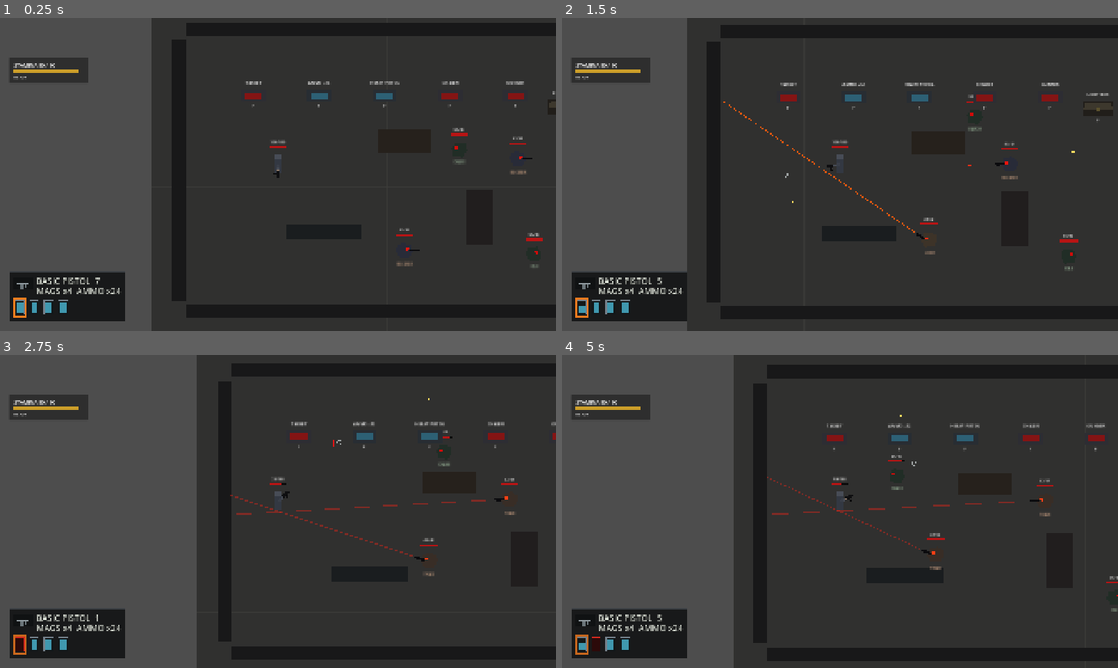
Above: before the commit, frames 1-4 (two rows, left to right).
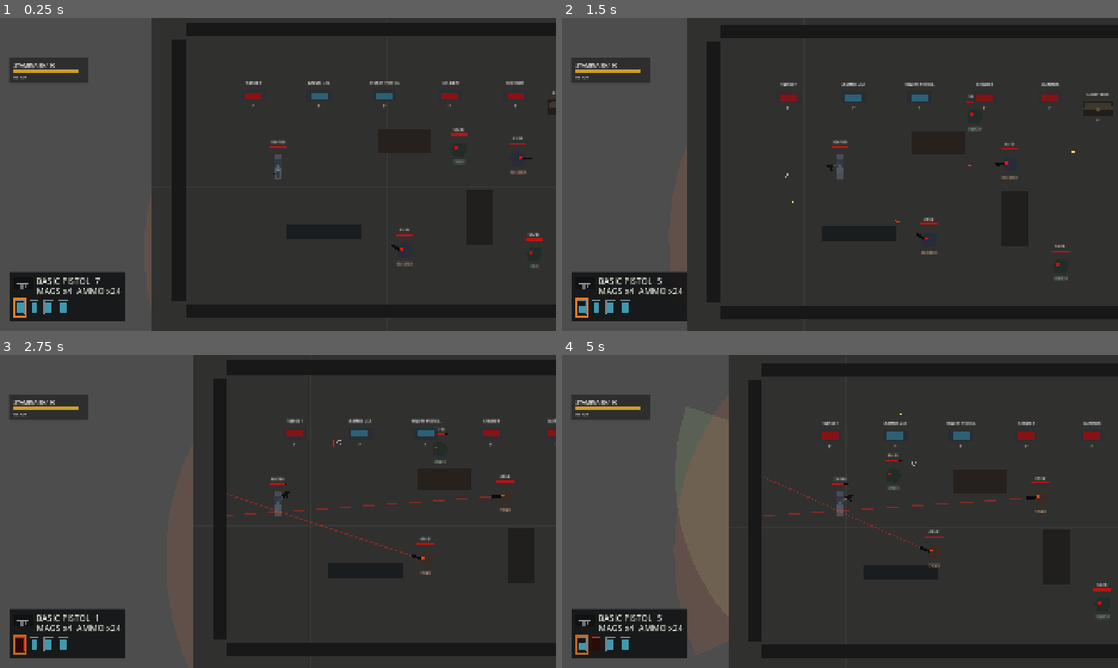
Above: after the commit, the same moments.

Repository: YuiTatsuki1011/projekt-black
Game: Godot game, scene res://scenes/levels/top_down_test_level.tscn
Same seed, same stepped clock (60 frames per second), same inputs: the game is played once before the commit and once after it.
Inputs (mouse positions are in pixels of both pictures, inside the frame that each line leads up to):
- Up to frame 1 (0.25 s): no input
- Up to frame 2 (1.5 s): tap Enter at 0.5 s; move the mouse to (962, 158) at 0.52 s; hold D (move_right) 0.53-1.25 s; hold C (crouch) 0.53-1.25 s; click (962, 158) at 0.67 s; tap W (move_up) at 0.77 s; drag from (728, 190) to (984, 118) at 1.27 s
- Up to frame 3 (2.75 s): move the mouse to (333, 442) at 2.02 s; press the mouse at (333, 442) at 2.03 s; hold A (move_left) from 2.03 s (still down)
- Up to frame 4 (5 s): release A (move_left) at 2.75 s; release the mouse at (895, 442) at 2.75 s; drag from (812, 574) to (862, 436) at 2.77 s; move the mouse to (1006, 558) at 3.52 s; hold D (move_right) 3.53-4.25 s; hold Right mouse button (sub_weapon_aim) 3.53-4.25 s; tap W (move_up) at 3.77 s; tap R (reload) at 4.15 s; drag from (673, 464) to (912, 464) at 4.27 s

The runs differ from the first frame. In frame 1, less than 0.1% of the frame differs, in the area x 49-97%, y 46-76%; in frame 2, 0.3%; in frame 3, 1.9%; in frame 4, 6.4%, in the area x 21-100%, y 0-100%.

Commit message:
Add enemy vision awareness

Diff:
--- /dev/null
+++ b/scripts/enemies/player_sighting_marker.gd
@@ -0,0 +1,55 @@
+extends Node2D
+
+const MARKER_NAME := "LastSeenPlayerMarker"
+
+@export var visible_time: float = 4.0
+
+var _hide_timer: float = 0.0
+
+
+func _ready() -> void:
+	z_index = 15
+	_build_visual()
+	visible = false
+
+
+func _process(delta: float) -> void:
+	if not visible:
+		return
+
+	_hide_timer -= delta
+	if _hide_timer <= 0.0:
+		visible = false
+
+
+func show_sighting(marker_position: Vector2) -> void:
+	global_position = marker_position
+	_hide_timer = visible_time
+	visible = true
+
+
+func _build_visual() -> void:
+	if get_child_count() > 0:
+		return
+
+	var body := Polygon2D.new()
+	body.name = "GhostBody"
+	body.color = Color(0.55, 0.66, 0.72, 0.28)
+	body.polygon = PackedVector2Array([
+		Vector2(-7.0, -14.0),
+		Vector2(7.0, -14.0),
+		Vector2(10.0, 12.0),
+		Vector2(-10.0, 12.0),
+	])
+	add_child(body)
+
+	var head := Polygon2D.new()
+	head.name = "GhostHead"
+	head.color = Color(0.66, 0.75, 0.8, 0.24)
+	head.polygon = PackedVector2Array([
+		Vector2(-5.0, -24.0),
+		Vector2(5.0, -24.0),
+		Vector2(6.0, -15.0),
+		Vector2(-6.0, -15.0),
+	])
+	add_child(head)
--- a/scripts/enemies/top_down_chaser_enemy.gd
+++ b/scripts/enemies/top_down_chaser_enemy.gd
@@ -1,5 +1,9 @@
 extends CharacterBody2D
 class_name TopDownChaserEnemy
+
+const TOP_DOWN_ENEMY_GROUP := "top_down_enemies"
+const LAST_SEEN_MARKER_NAME := "LastSeenPlayerMarker"
+const LAST_SEEN_MARKER_SCRIPT := preload("res://scripts/enemies/player_sighting_marker.gd")
 
 enum AttackState {
 	CHASE,
@@ -9,6 +13,7 @@
 }
 
 @export var target_path: NodePath = NodePath("../../Player")
+@export var initial_facing_direction: Vector2 = Vector2.LEFT
 @export var move_speed: float = 92.0
 @export var aggro_range: float = 520.0
 @export var attack_damage: int = 16
@@ -21,6 +26,13 @@
 @export_flags_2d_physics var line_of_sight_blocker_mask: int = 1
 @export var use_navigation: bool = true
 @export var debug_state_visible: bool = true
+@export var view_angle_degrees: float = 105.0
+@export var close_detection_range: float = 42.0
+@export var shared_alert_range: float = 360.0
+@export var alert_share_delay: float = 0.45
+@export var investigation_time: float = 1.2
+@export var debug_vision_visible: bool = true
+@export var debug_last_seen_marker_visible: bool = true
 @export var desired_target_separation: float = 36.0
 @export var separation_push_speed: float = 420.0
 @export var hit_vfx_scene: PackedScene
@@ -50,15 +62,24 @@
 var _has_last_seen_target: bool = false
 var _last_seen_target_position: Vector2 = Vector2.ZERO
 var _awareness_timer: float = 0.0
+var _facing_direction: Vector2 = Vector2.LEFT
+var _direct_sighting_share_timer: float = 0.0
+var _has_shared_current_sighting: bool = false
+var _is_investigating_last_seen: bool = false
+var _investigation_timer: float = 0.0
 var _debug_label: Label
+var _vision_cone: Polygon2D
 
 
 func _ready() -> void:
+	add_to_group(TOP_DOWN_ENEMY_GROUP)
 	_base_body_color = body_visual.color
 	_base_eye_color = eye_visual.color
+	_set_facing(initial_facing_direction)
 	_resolve_target()
 	_configure_navigation_agent()
 	_configure_debug_label()
+	_configure_vision_cone()
 	health.damaged.connect(_on_damaged)
 	health.died.connect(_on_died)
 
@@ -78,6 +99,7 @@
 	_update_attack_state(delta)
 	_update_velocity()
 	_update_debug_label()
+	_update_debug_vision()
 	_knockback_velocity = _knockback_velocity.move_toward(Vector2.ZERO, knockback_recovery * delta)
 	move_and_slide()
 	_apply_target_separation(delta)
@@ -105,6 +127,8 @@
 func _update_velocity() -> void:
 	velocity = _knockback_velocity
 	if not _has_last_seen_target:
+		return
+	if _is_investigating_last_seen and _attack_state == AttackState.CHASE:
 		return
 
 	var to_target := _last_seen_target_position - global_position
@@ -142,6 +166,17 @@
 	_debug_label.add_theme_font_size_override("font_size", 8)
 	_debug_label.modulate = Color(0.72, 0.86, 0.72, 0.82)
 	add_child(_debug_label)
+
+
+func _configure_vision_cone() -> void:
+	if not debug_vision_visible:
+		return
+
+	_vision_cone = Polygon2D.new()
+	_vision_cone.name = "DebugVisionCone"
+	_vision_cone.z_index = -1
+	_vision_cone.color = Color(0.8, 0.95, 0.55, 0.12)
+	add_child(_vision_cone)
 
 
 func _get_navigation_direction_to(target_position: Vector2, fallback_direction: Vector2) -> Vector2:
@@ -215,6 +250,7 @@
 	if _attack_direction == Vector2.ZERO:
 		_attack_direction = Vector2.RIGHT
 	_set_facing(_attack_direction)
+	_share_player_sighting(_last_seen_target_position)
 	_attack_state = AttackState.WINDUP
 	_attack_timer = attack_windup_time
 	_has_hit_this_attack = false
@@ -223,22 +259,34 @@
 
 func _update_target_awareness(delta: float) -> void:
 	if _target == null or not is_instance_valid(_target):
-		_has_last_seen_target = false
-		_awareness_timer = 0.0
+		_clear_target_awareness()
 		return
 
 	if _is_target_visible():
-		_has_last_seen_target = true
-		_last_seen_target_position = _target.global_position
-		_awareness_timer = search_memory_time
-		return
-
+		_remember_target_position(_target.global_position, true)
+		_direct_sighting_share_timer += delta
+		if _direct_sighting_share_timer >= alert_share_delay and not _has_shared_current_sighting:
+			_share_player_sighting(_last_seen_target_position)
+		return
+
+	_direct_sighting_share_timer = 0.0
+	_has_shared_current_sighting = false
 	if not _has_last_seen_target:
 		return
 
+	if global_position.distance_squared_to(_last_seen_target_position) <= 24.0 * 24.0:
+		if not _is_investigating_last_seen:
+			_is_investigating_last_seen = true
+			_investigation_timer = investigation_time
+		_investigation_timer -= delta
+		if _investigation_timer <= 0.0:
+			_clear_target_awareness()
+		return
+
+	_is_investigating_last_seen = false
 	_awareness_timer -= delta
-	if _awareness_timer <= 0.0 or global_position.distance_squared_to(_last_seen_target_position) <= 24.0 * 24.0:
-		_has_last_seen_target = false
+	if _awareness_timer <= 0.0:
+		_clear_target_awareness()
 
 
 func _get_debug_state_text() -> String:
@@ -248,6 +296,8 @@
 		return "RECOVER"
 	if _is_target_visible():
 		return "CHASE"
+	if _is_investigating_last_seen:
+		return "INVEST"
 	if _has_last_seen_target:
 		return "SEARCH"
 	return "IDLE"
@@ -259,6 +309,13 @@
 
 	_debug_label.visible = debug_state_visible
 	_debug_label.text = _get_debug_state_text()
+
+
+func receive_shared_player_sighting(sighting_position: Vector2, source: Node) -> void:
+	if _is_dead or source == self:
+		return
+
+	_remember_target_position(sighting_position, false)
 
 
 func _is_target_visible() -> bool:
@@ -266,8 +323,22 @@
 		return false
 	if global_position.distance_squared_to(_target.global_position) > aggro_range * aggro_range:
 		return false
+	if not _is_target_inside_view_cone():
+		return false
 
 	return _has_line_of_sight_to_target()
+
+
+func _is_target_inside_view_cone() -> bool:
+	var to_target := _target.global_position - _get_vision_origin()
+	var target_distance := to_target.length()
+	if target_distance <= close_detection_range:
+		return true
+	if target_distance <= 0.01:
+		return true
+
+	var half_angle := deg_to_rad(view_angle_degrees * 0.5)
+	return absf(_facing_direction.normalized().angle_to(to_target.normalized())) <= half_angle
 
 
 func _has_line_of_sight_to_target() -> bool:
@@ -276,13 +347,70 @@
 
 	var space_state := get_world_2d().direct_space_state
 	var query := PhysicsRayQueryParameters2D.new()
-	query.from = global_position
+	query.from = _get_vision_origin()
 	query.to = _target.global_position
 	query.collision_mask = line_of_sight_blocker_mask
 	query.exclude = [get_rid()]
 	query.collide_with_areas = false
 	query.collide_with_bodies = true
 	return space_state.intersect_ray(query).is_empty()
+
+
+func _get_vision_origin() -> Vector2:
+	return global_position
+
+
+func _remember_target_position(target_position: Vector2, is_direct_sighting: bool) -> void:
+	_has_last_seen_target = true
+	_last_seen_target_position = target_position
+	_awareness_timer = search_memory_time
+	_is_investigating_last_seen = false
+	_investigation_timer = 0.0
+	if is_direct_sighting and debug_last_seen_marker_visible:
+		_show_last_seen_marker(target_position)
+
+
+func _share_player_sighting(sighting_position: Vector2) -> void:
+	_has_shared_current_sighting = true
+	if debug_last_seen_marker_visible:
+		_show_last_seen_marker(sighting_position)
+
+	for enemy in get_tree().get_nodes_in_group(TOP_DOWN_ENEMY_GROUP):
+		if enemy == self or not is_instance_valid(enemy):
+			continue
+		if not enemy is Node2D:
+			continue
+
+		var enemy_2d := enemy as Node2D
+		if global_position.distance_squared_to(enemy_2d.global_position) > shared_alert_range * shared_alert_range:
+			continue
+		if enemy.has_method("receive_shared_player_sighting"):
+			enemy.call("receive_shared_player_sighting", sighting_position, self)
+
+
+func _clear_target_awareness() -> void:
+	_has_last_seen_target = false
+	_awareness_timer = 0.0
+	_direct_sighting_share_timer = 0.0
+	_has_shared_current_sighting = false
+	_is_investigating_last_seen = false
+	_investigation_timer = 0.0
+
+
+func _show_last_seen_marker(marker_position: Vector2) -> void:
+	var marker_parent := get_tree().current_scene
+	if marker_parent == null:
+		marker_parent = get_tree().root
+
+	var marker := marker_parent.get_node_or_null(LAST_SEEN_MARKER_NAME)
+	if marker == null:
+		marker = Node2D.new()
+		marker.name = LAST_SEEN_MARKER_NAME
+		marker.set_script(LAST_SEEN_MARKER_SCRIPT)
+		marker_parent.add_child(marker)
+
+	if marker.has_method("show_sighting"):
+		marker.call("show_sighting", marker_position)
 
 
 func _enter_active_attack() -> void:
@@ -335,10 +463,30 @@
 
 
 func _set_facing(direction: Vector2) -> void:
+	if direction.length_squared() > 0.01:
+		_facing_direction = direction.normalized()
 	if absf(direction.x) <= 0.01:
 		return
 
 	body_visual.scale.x = signf(direction.x) * absf(body_visual.scale.x)
+
+
+func _update_debug_vision() -> void:
+	if _vision_cone == null:
+		return
+
+	_vision_cone.visible = debug_vision_visible
+	if not debug_vision_visible:
+		return
+
+	var points := PackedVector2Array([Vector2.ZERO])
+	var half_angle := deg_to_rad(view_angle_degrees * 0.5)
+	var segments := 12
+	for index in range(segments + 1):
+		var ratio := float(index) / float(segments)
+		var angle := -half_angle + half_angle * 2.0 * ratio
+		points.append(_facing_direction.normalized().rotated(angle) * aggro_range)
+	_vision_cone.polygon = points
 
 
 func _pulse_windup() -> void:
--- a/scripts/enemies/top_down_ranged_enemy.gd
+++ b/scripts/enemies/top_down_ranged_enemy.gd
@@ -1,5 +1,9 @@
 extends CharacterBody2D
 class_name TopDownRangedEnemy
+
+const TOP_DOWN_ENEMY_GROUP := "top_down_enemies"
+const LAST_SEEN_MARKER_NAME := "LastSeenPlayerMarker"
+const LAST_SEEN_MARKER_SCRIPT := preload("res://scripts/enemies/player_sighting_marker.gd")
 
 enum ShootState {
 	IDLE,
@@ -26,6 +30,13 @@
 @export_flags_2d_physics var line_of_sight_blocker_mask: int = 1
 @export var use_navigation: bool = true
 @export var debug_state_visible: bool = true
+@export var view_angle_degrees: float = 95.0
+@export var close_detection_range: float = 42.0
+@export var shared_alert_range: float = 380.0
+@export var alert_share_delay: float = 0.35
+@export var investigation_time: float = 1.35
+@export var debug_vision_visible: bool = true
+@export var debug_last_seen_marker_visible: bool = true
 @export var hit_vfx_scene: PackedScene
 @export var death_vfx_scene: PackedScene
 @export var knockback_strength: float = 110.0
@@ -53,15 +64,23 @@
 var _has_last_seen_target: bool = false
 var _last_seen_target_position: Vector2 = Vector2.ZERO
 var _awareness_timer: float = 0.0
+var _facing_direction: Vector2 = Vector2.LEFT
+var _direct_sighting_share_timer: float = 0.0
+var _has_shared_current_sighting: bool = false
+var _is_investigating_last_seen: bool = false
+var _investigation_timer: float = 0.0
 var _debug_label: Label
+var _vision_cone: Polygon2D
 
 
 func _ready() -> void:
+	add_to_group(TOP_DOWN_ENEMY_GROUP)
 	_base_body_color = body_visual.color
 	_base_eye_color = eye_visual.color
 	_resolve_target()
 	_configure_navigation_agent()
 	_configure_debug_label()
+	_configure_vision_cone()
 	health.damaged.connect(_on_damaged)
 	health.died.connect(_on_died)
 	_shot_timer = initial_shot_delay
@@ -83,6 +102,7 @@
 	_update_shoot_state(delta)
 	_update_velocity()
 	_update_debug_label()
+	_update_debug_vision()
 	_knockback_velocity = _knockback_velocity.move_toward(Vector2.ZERO, knockback_recovery * delta)
 	move_and_slide()
 
@@ -110,6 +130,8 @@
 func _update_velocity() -> void:
 	velocity = _knockback_velocity
 	if not _has_last_seen_target:
+		return
+	if _is_investigating_last_seen:
 		return
 
 	var visible_target := _is_target_visible()
@@ -125,6 +147,7 @@
 	elif visible_target and target_distance > preferred_range:
 		velocity += _get_navigation_direction_to(target_position, target_direction) * move_speed
 	elif not visible_target and target_distance > 24.0:
+		_set_aim_direction(target_direction)
 		velocity += _get_navigation_direction_to(target_position, target_direction) * move_speed
 
 
@@ -148,6 +171,17 @@
 	_debug_label.add_theme_font_size_override("font_size", 8)
 	_debug_label.modulate = Color(0.92, 0.72, 0.58, 0.82)
 	add_child(_debug_label)
+
+
+func _configure_vision_cone() -> void:
+	if not debug_vision_visible:
+		return
+
+	_vision_cone = Polygon2D.new()
+	_vision_cone.name = "DebugVisionCone"
+	_vision_cone.z_index = -1
+	_vision_cone.color = Color(1.0, 0.42, 0.22, 0.12)
+	add_child(_vision_cone)
 
 
 func _get_navigation_direction_to(target_position: Vector2, fallback_direction: Vector2) -> Vector2:
@@ -200,6 +234,7 @@
 func _enter_tracking() -> void:
 	_shoot_state = ShootState.TRACKING
 	_shot_timer = aim_tracking_time
+	_share_player_sighting(_last_seen_target_position)
 	body_visual.color = Color(0.22, 0.18, 0.15, 1.0)
 	eye_visual.color = Color(1.0, 0.25, 0.08, 1.0)
 	_set_telegraph_visible(true)
@@ -257,6 +292,7 @@
 	if projectile.has_method("launch"):
 		projectile.call("launch", _locked_direction)
 
+	_share_player_sighting(_last_seen_target_position)
 	body_visual.color = Color(0.46, 0.12, 0.08, 1.0)
 	eye_visual.color = Color.WHITE
 
@@ -282,6 +318,7 @@
 		return
 
 	var normalized_direction := direction.normalized()
+	_facing_direction = normalized_direction
 	var facing := signf(normalized_direction.x)
 	if facing == 0.0:
 		facing = body_visual.scale.x
@@ -300,22 +337,34 @@
 
 func _update_target_awareness(delta: float) -> void:
 	if _target == null or not is_instance_valid(_target):
-		_has_last_seen_target = false
-		_awareness_timer = 0.0
+		_clear_target_awareness()
 		return
 
 	if _is_target_visible():
-		_has_last_seen_target = true
-		_last_seen_target_position = _target.global_position
-		_awareness_timer = search_memory_time
-		return
-
+		_remember_target_position(_target.global_position, true)
+		_direct_sighting_share_timer += delta
+		if _direct_sighting_share_timer >= alert_share_delay and not _has_shared_current_sighting:
+			_share_player_sighting(_last_seen_target_position)
+		return
+
+	_direct_sighting_share_timer = 0.0
+	_has_shared_current_sighting = false
 	if not _has_last_seen_target:
 		return
 
+	if global_position.distance_squared_to(_last_seen_target_position) <= 24.0 * 24.0:
+		if not _is_investigating_last_seen:
+			_is_investigating_last_seen = true
+			_investigation_timer = investigation_time
+		_investigation_timer -= delta
+		if _investigation_timer <= 0.0:
+			_clear_target_awareness()
+		return
+
+	_is_investigating_last_seen = false
 	_awareness_timer -= delta
-	if _awareness_timer <= 0.0 or global_position.distance_squared_to(_last_seen_target_position) <= 24.0 * 24.0:
-		_has_last_seen_target = false
+	if _awareness_timer <= 0.0:
+		_clear_target_awareness()
 
 
 func _get_debug_state_text() -> String:
@@ -329,6 +378,8 @@
 
 	if _is_target_visible():
 		return "READY"
+	if _is_investigating_last_seen:
+		return "INVEST"
 	if _has_last_seen_target:
 		return "SEARCH"
 	return "IDLE"
@@ -340,6 +391,13 @@
 
 	_debug_label.visible = debug_state_visible
 	_debug_label.text = _get_debug_state_text()
+
+
+func receive_shared_player_sighting(sighting_position: Vector2, source: Node) -> void:
+	if _is_dead or source == self:
+		return
+
+	_remember_target_position(sighting_position, false)
 
 
 func _is_target_visible() -> bool:
@@ -347,8 +405,22 @@
 		return false
 	if global_position.distance_squared_to(_target.global_position) > detection_range * detection_range:
 		return false
+	if not _is_target_inside_view_cone():
+		return false
 
 	return _has_line_of_sight_to_target()
+
+
+func _is_target_inside_view_cone() -> bool:
+	var to_target := _target.global_position - _get_vision_origin()
+	var target_distance := to_target.length()
+	if target_distance <= close_detection_range:
+		return true
+	if target_distance <= 0.01:
+		return true
+
+	var half_angle := deg_to_rad(view_angle_degrees * 0.5)
+	return absf(_facing_direction.normalized().angle_to(to_target.normalized())) <= half_angle
 
 
 func _get_aim_position() -> Vector2:
@@ -366,7 +438,7 @@
 
 	var space_state := get_world_2d().direct_space_state
 	var query := PhysicsRayQueryParameters2D.new()
-	query.from = muzzle.global_position
+	query.from = _get_vision_origin()
 	query.to = _target.global_position
 	query.collision_mask = line_of_sight_blocker_mask
 	query.exclude = [get_rid()]
@@ -375,6 +447,63 @@
 	return space_state.intersect_ray(query).is_empty()
 
 
+func _get_vision_origin() -> Vector2:
+	return global_position
+
+
+func _remember_target_position(target_position: Vector2, is_direct_sighting: bool) -> void:
+	_has_last_seen_target = true
+	_last_seen_target_position = target_position
+	_awareness_timer = search_memory_time
+	_is_investigating_last_seen = false
+	_investigation_timer = 0.0
+	if is_direct_sighting and debug_last_seen_marker_visible:
+		_show_last_seen_marker(target_position)
+
+
+func _share_player_sighting(sighting_position: Vector2) -> void:
+	_has_shared_current_sighting = true
+	if debug_last_seen_marker_visible:
+		_show_last_seen_marker(sighting_position)
+
+	for enemy in get_tree().get_nodes_in_group(TOP_DOWN_ENEMY_GROUP):
+		if enemy == self or not is_instance_valid(enemy):
+			continue
+		if not enemy is Node2D:
+			continue
+
+		var enemy_2d := enemy as Node2D
+		if global_position.distance_squared_to(enemy_2d.global_position) > shared_alert_range * shared_alert_range:
+			continue
+		if enemy.has_method("receive_shared_player_sighting"):
+			enemy.call("receive_shared_player_sighting", sighting_position, self)
+
+
+func _clear_target_awareness() -> void:
+	_has_last_seen_target = false
+	_awareness_timer = 0.0
+	_direct_sighting_share_timer = 0.0
+	_has_shared_current_sighting = false
+	_is_investigating_last_seen = false
+	_investigation_timer = 0.0
+
+
+func _show_last_seen_marker(marker_position: Vector2) -> void:
+	var marker_parent := get_tree().current_scene
+	if marker_parent == null:
+		marker_parent = get_tree().root
+
+	var marker := marker_parent.get_node_or_null(LAST_SEEN_MARKER_NAME)
+	if marker == null:
+		marker = Node2D.new()
+		marker.name = LAST_SEEN_MARKER_NAME
+		marker.set_script(LAST_SEEN_MARKER_SCRIPT)
+		marker_parent.add_child(marker)
+
+	if marker.has_method("show_sighting"):
+		marker.call("show_sighting", marker_position)
+
+
 func _set_telegraph_visible(is_visible: bool) -> void:
 	if telegraph_line == null:
 		return
@@ -395,6 +524,24 @@
 		telegraph_line.default_color = Color(1.0, 0.08 + pulse, 0.04, 0.55 + pulse)
 	else:
 		telegraph_line.default_color = Color(1.0, 0.14, 0.08, 0.38)
+
+
+func _update_debug_vision() -> void:
+	if _vision_cone == null:
+		return
+
+	_vision_cone.visible = debug_vision_visible
+	if not debug_vision_visible:
+		return
+
+	var points := PackedVector2Array([Vector2.ZERO])
+	var half_angle := deg_to_rad(view_angle_degrees * 0.5)
+	var segments := 12
+	for index in range(segments + 1):
+		var ratio := float(index) / float(segments)
+		var angle := -half_angle + half_angle * 2.0 * ratio
+		points.append(_facing_direction.normalized().rotated(angle) * detection_range)
+	_vision_cone.polygon = points
 
 
 func _get_telegraph_end_position() -> Vector2:
